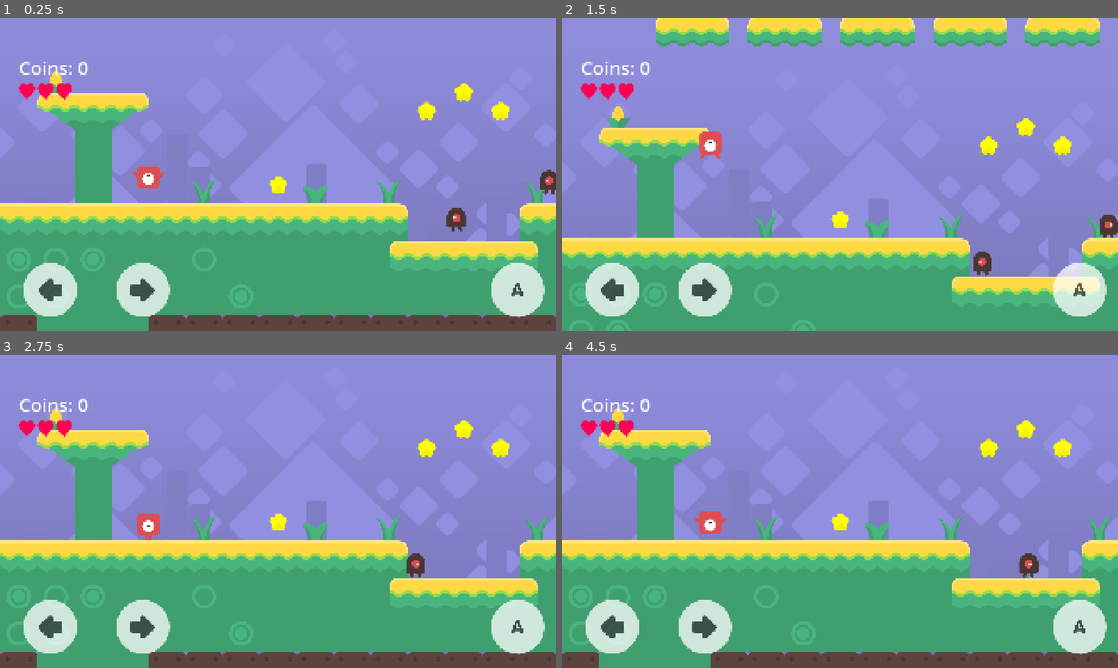
Above: before the commit, frames 1-4 (two rows, left to right).
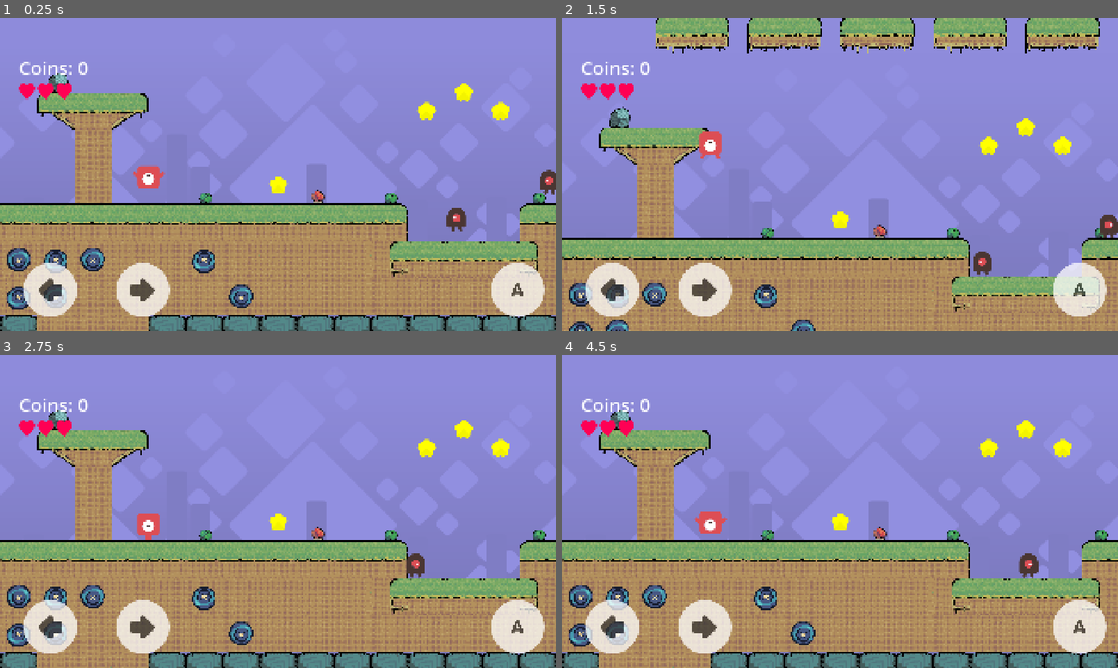
Above: after the commit, the same moments.

Repository: endlessm/moddable-platformer
Game: Godot game, scene res://main.tscn
Two runs of this game, one before a commit and one after it. Both use one fixed random seed, a clock stepped at 60 frames per second and the inputs below.
Inputs (mouse positions are in pixels of both pictures, inside the frame that each line leads up to):
- Up to frame 1 (0.25 s): no input
- Up to frame 2 (1.5 s): tap Enter at 0.5 s; move the mouse to (962, 158) at 0.52 s; click (962, 158) at 0.67 s; tap Up (player_1_jump) at 0.77 s; move the mouse to (728, 190) at 1.27 s; click (728, 190) at 1.42 s
- Up to frame 3 (2.75 s): tap Up (player_1_jump) at 1.52 s; move the mouse to (333, 442) at 2.02 s; click (333, 442) at 2.17 s
- Up to frame 4 (4.5 s): move the mouse to (812, 574) at 2.77 s; click (812, 574) at 2.92 s; tap Up (player_1_jump) at 3.02, 3.77 s; move the mouse to (1006, 558) at 3.52 s; click (1006, 558) at 3.67 s; move the mouse to (673, 464) at 4.27 s; click (673, 464) at 4.42 s

The runs differ from the first frame. In frame 1, 42% of the frame differs, in the area x 0-100%, y 17-100%; in frame 2, 37%; in frame 3, 42%; in frame 4, 42%.

Commit message:
platform, tilemap: Use Threadbare-themed tiles

Diff:
--- a/components/platform/platform.gd
+++ b/components/platform/platform.gd
@@ -2,7 +2,7 @@
 class_name Platform
 extends Node2D
 
-const DEFAULT_TILE_SET = preload("res://spaces/tileset-a.tres")
+const DEFAULT_TILE_SET = preload("res://spaces/tileset-threadbare.tres")
 
 ## Which tileset should be used to draw the platform?
 @export var tile_set: TileSet = DEFAULT_TILE_SET:
--- a/spaces/tilemap.tscn
+++ b/spaces/tilemap.tscn
@@ -1,6 +1,6 @@
 [gd_scene load_steps=2 format=3 uid="uid://danlrmsfmsros"]
 
-[ext_resource type="TileSet" uid="uid://bmkax0b814rmy" path="res://spaces/tileset-a.tres" id="1_iow8m"]
+[ext_resource type="TileSet" uid="uid://321ocrwkcyye" path="res://spaces/tileset-threadbare.tres" id="1_4vr7i"]
 
 [node name="TileMapLayer" type="TileMapLayer"]
-tile_set = ExtResource("1_iow8m")
+tile_set = ExtResource("1_4vr7i")
